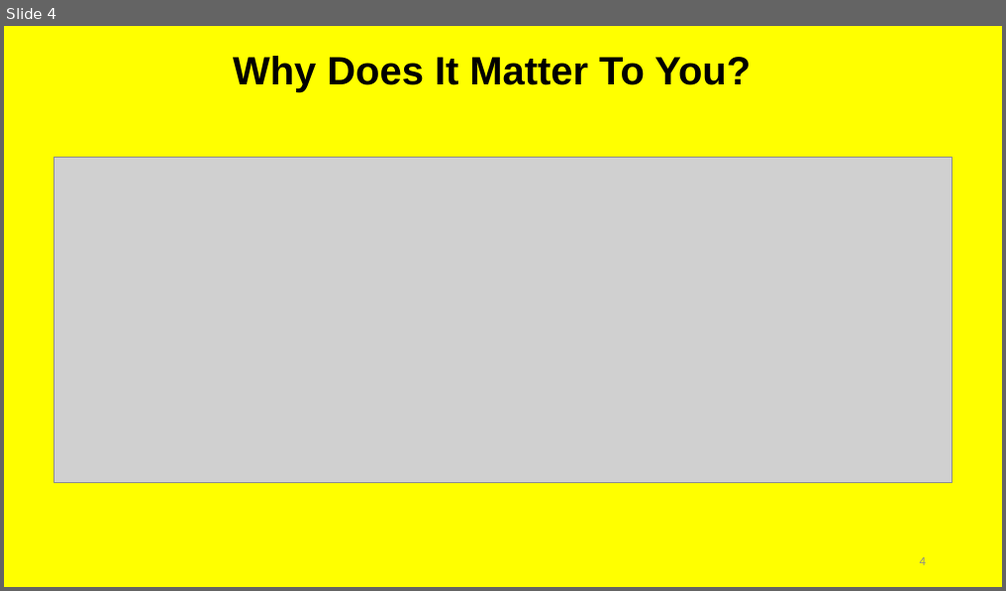
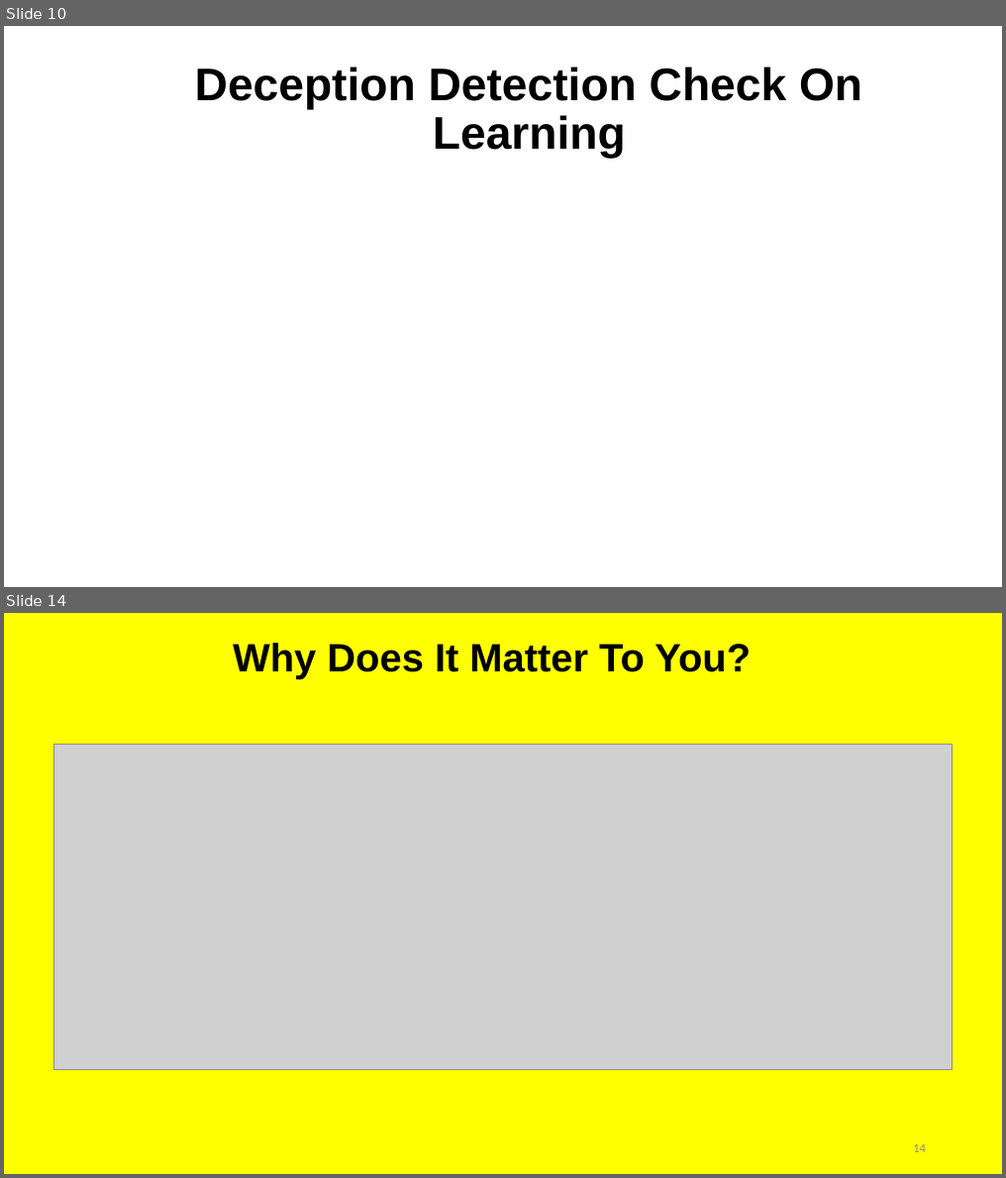
Before and after one commit to irregularchat/Counter_Malign_Information_Training, a slide deck: Counter_Malign_Information/4-Implement-For_Instructors/Lesson_Plans/Lesson_05-Identify_Malign_Information/Audio_Visual-Identify_Misinformation/Instructor-Lesson_Slide-Identify_Misinformation.pptx. Shown one above the other, each under a label of ours: slide 4 before the commit, slides 10 and 14 after it; the slides between them are not shown. The pictures are 1006x591 and 1006x1178 pixels, drawn with LibreOffice and Linux fonts; fonts in the diff are those of the drawing; grey boxes stand for pictures. Boxes give left, top, right and bottom in pixels: in the first picture for what was removed or moved away, otherwise in the second. Text is boxed around its words. In the diff, an @@ line names an element or a change of style, - is before the commit and + after.

```diff
--- a/Counter_Malign_Information/4-Implement-For_Instructors/Lesson_Plans/Lesson_05-Identify_Malign_Information/Audio_Visual-Identify_Misinformation/Instructor-Lesson_Slide-Identify_Misinformation.pptx
+++ b/Counter_Malign_Information/4-Implement-For_Instructors/Lesson_Plans/Lesson_05-Identify_Malign_Information/Audio_Visual-Identify_Misinformation/Instructor-Lesson_Slide-Identify_Misinformation.pptx
@@ slide 10 added at (x1=4, y1=26, x2=1002, y2=587), background #FFFFFF @@
@@ title added at (x1=195, y1=67, x2=862, y2=159), 44 pt, text #000000, bold @@
+Deception Detection Check On Learning
@@ what was slide 4 is now slide 14 @@
@@ page number at (x1=913, y1=1145, x2=926, y2=1153): text changed @@
-4
+14
```
Also in this commit, not shown: 1 slide changed, 11 other slides added, 2 slides removed, 1 other file.
